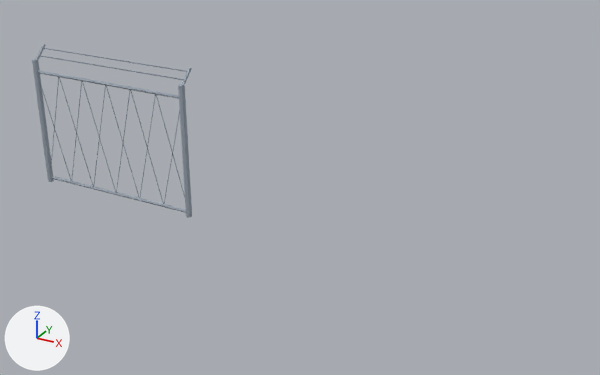
An edit to the glTF model public/models/buildings/skyport-apron.glb, drawn before and after from the same camera.
Before and after are seen from a 50 mm camera at (188.42, -9.78, 5.83) aimed at (183.65, -1.11, 1.5). The lights are fixed; the arrows at lower left show +X, +Y and +Z. The first picture is the older version. Where no turn or scale is listed for an object, it has been applied to the vertices.

The first picture shows 'sp_fence_mesh'.
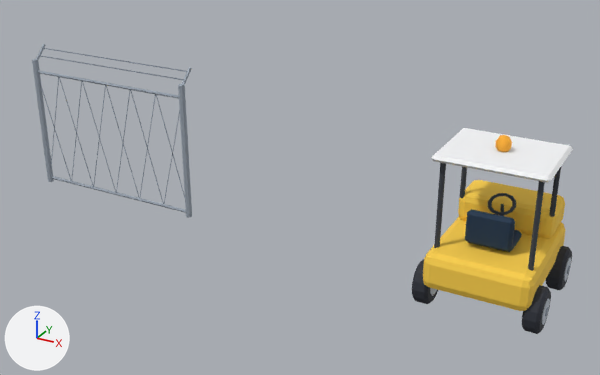
Boxes (x1, y1, x2, y2) around the edits, measured in the pictures (600 x 375 px):
'sp_tug_mesh', added: after (412, 128, 573, 334)

Edits to the bpy script that builds the scene:
```text
Add me_sp_tug_mesh:
    me_sp_tug_mesh.from_pydata(...)  # 804 vertices, 1504 faces; spans x -0.86..0.86, y -0.97..0.97, z -1.17..1.17
    me_sp_tug_mesh.materials.append(mat_toy)
Add ob_sp_tug_mesh:
    ob_sp_tug_mesh = bpy.data.objects.new('sp_tug_mesh', me_sp_tug_mesh)
    ob_sp_tug_mesh.location = (186.0, 0.017, 1.17)
```
